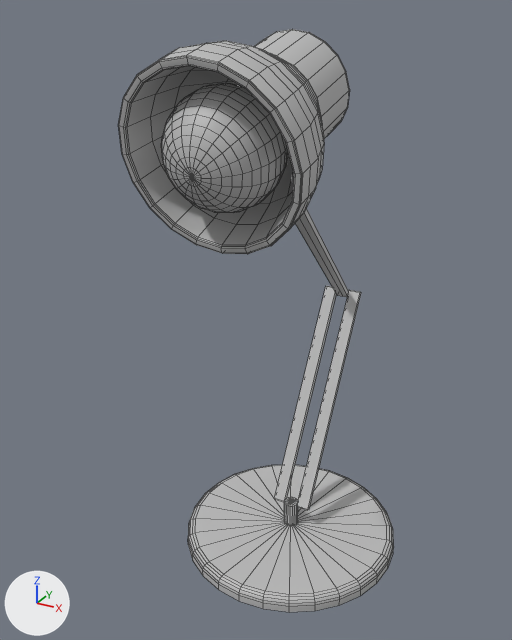
The FBX model _Assets/Desk_Lamp01_SM.fbx as it was, and as the next commit left it.
The view is the same before and after, from a camera (50 mm lens) standing at (4.91, -9.96, 5.0) and looking at (-0.46, -0.2, 0.11). The axes (+X, +Y, +Z) are drawn at lower left. The lights are the same throughout. Mesh edges are drawn as thin lines. Where no turn or scale is listed for an object, it has been applied to the vertices.
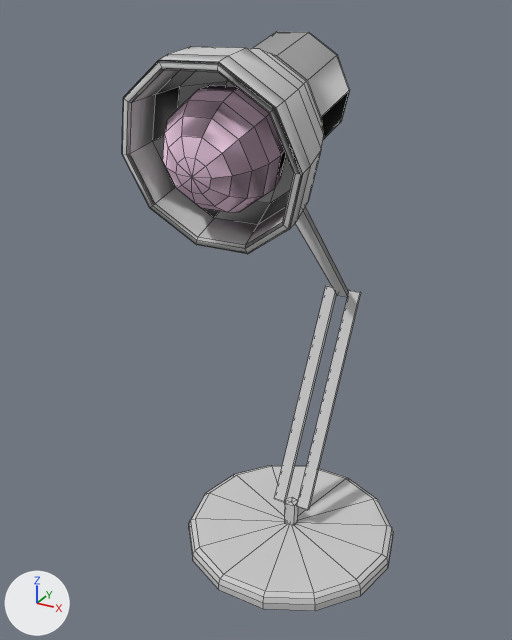
The newer file is also turned or shifted as a whole; pictures and numbers use the older file's frame.

Boxes [x1, y1, x2, y2] around the edits, measured in the pictures (512 x 640 px):
'pSphere4', reshaped: before [119, 29, 394, 612]; after [122, 32, 393, 611]
part 1 of me_mesh, deleted: before [119, 29, 350, 297]
part 2 of me_mesh, deleted: before [188, 465, 394, 612]
part 3 of me_mesh, deleted: before [284, 497, 298, 526]
part 4 of me_mesh, recoloured: [274, 209, 351, 510] in both

Patch to the scene script:
```diff
--- a/_Assets/Desk_Lamp01_SM.fbx.py
+++ b/_Assets/Desk_Lamp01_SM.fbx.py
@@ mat_glas @@
+mat_glas = principled_material('Glas')
+mat_glas.base_color = (0.588, 0.588, 0.588)  # light grey #cacaca
+mat_glas.roughness = 0.859
@@ mat_inhalt @@
+mat_inhalt = principled_material('Inhalt')
+mat_inhalt.base_color = (0.843, 0.588, 0.761)  # white #edcae2
+mat_inhalt.roughness = 0.859
@@ me_mesh @@
 # used by ob_psphere4; location = (0.0, 0.0, 0.0)
-me_mesh.from_pydata(...)  # 934 vertices, 946 faces; spans x -2.06..2.06, y -2.7..2.7, z -4.72..4.72
+me_mesh.from_pydata(...)  # 330 vertices, 332 faces; spans x -2.06..2.06, y -2.68..2.7, z -4.72..4.68
+# me_mesh part 1: 462 vertices removed from x -1.35..1.35, y -2.7..2.7, z -0.36..4.72
+# me_mesh part 2: 112 vertices removed from x -2.05..2.05, y -1.66..2.46, z -4.72..-4.45
+# me_mesh part 3: 30 vertices removed from x -0.14..0.14, y 0.29..0.57, z -4.45..-3.96
+# me_mesh part 4: 14 faces spanning x -0.37..0.37, y -0.5..2.7, z -4.05..2.84 switch from mat_defaultpolygonshader (grey #bcbcbc) to mat_glas (light grey #cacaca)
+me_mesh.materials.append(mat_inhalt)  # white #edcae2
```
